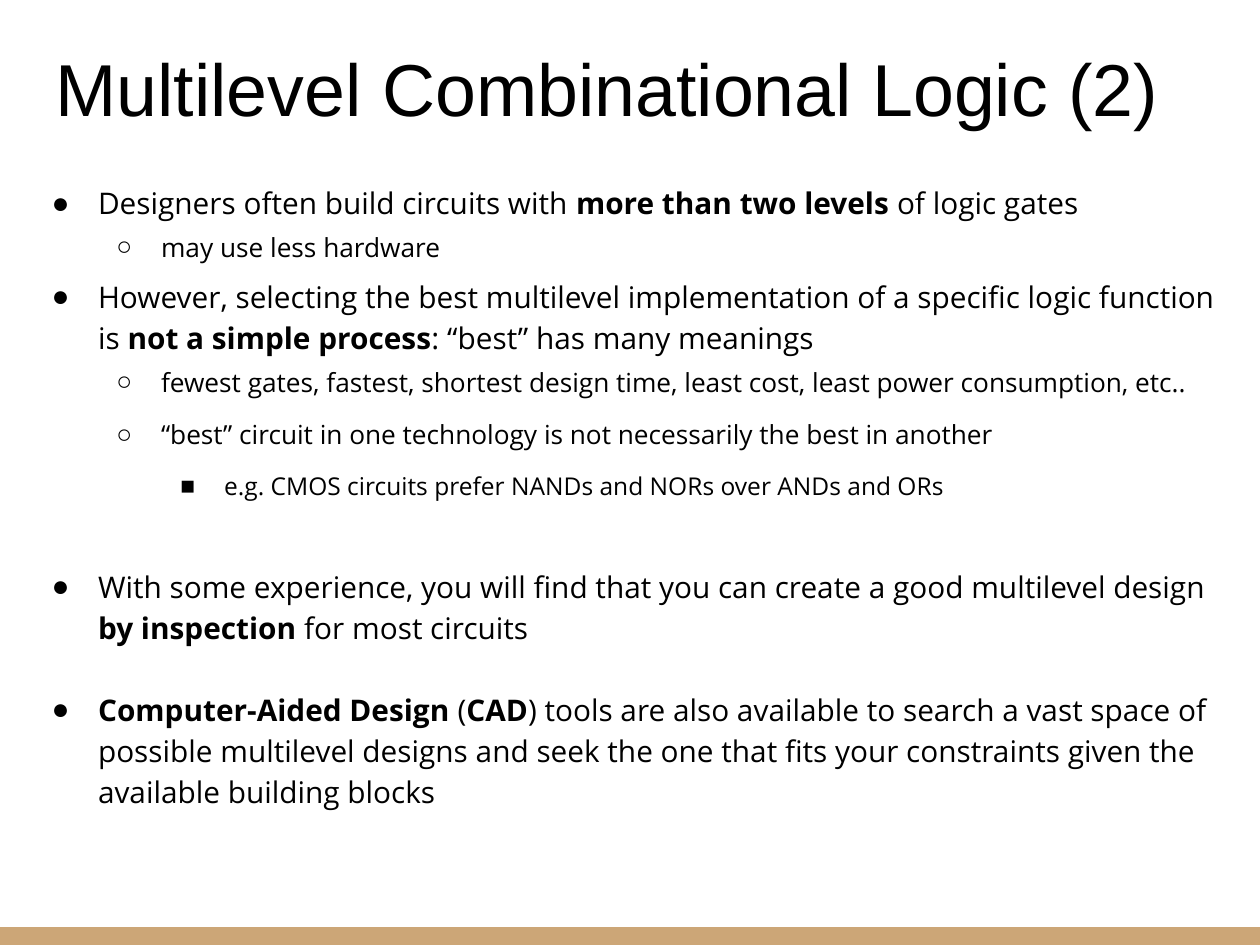
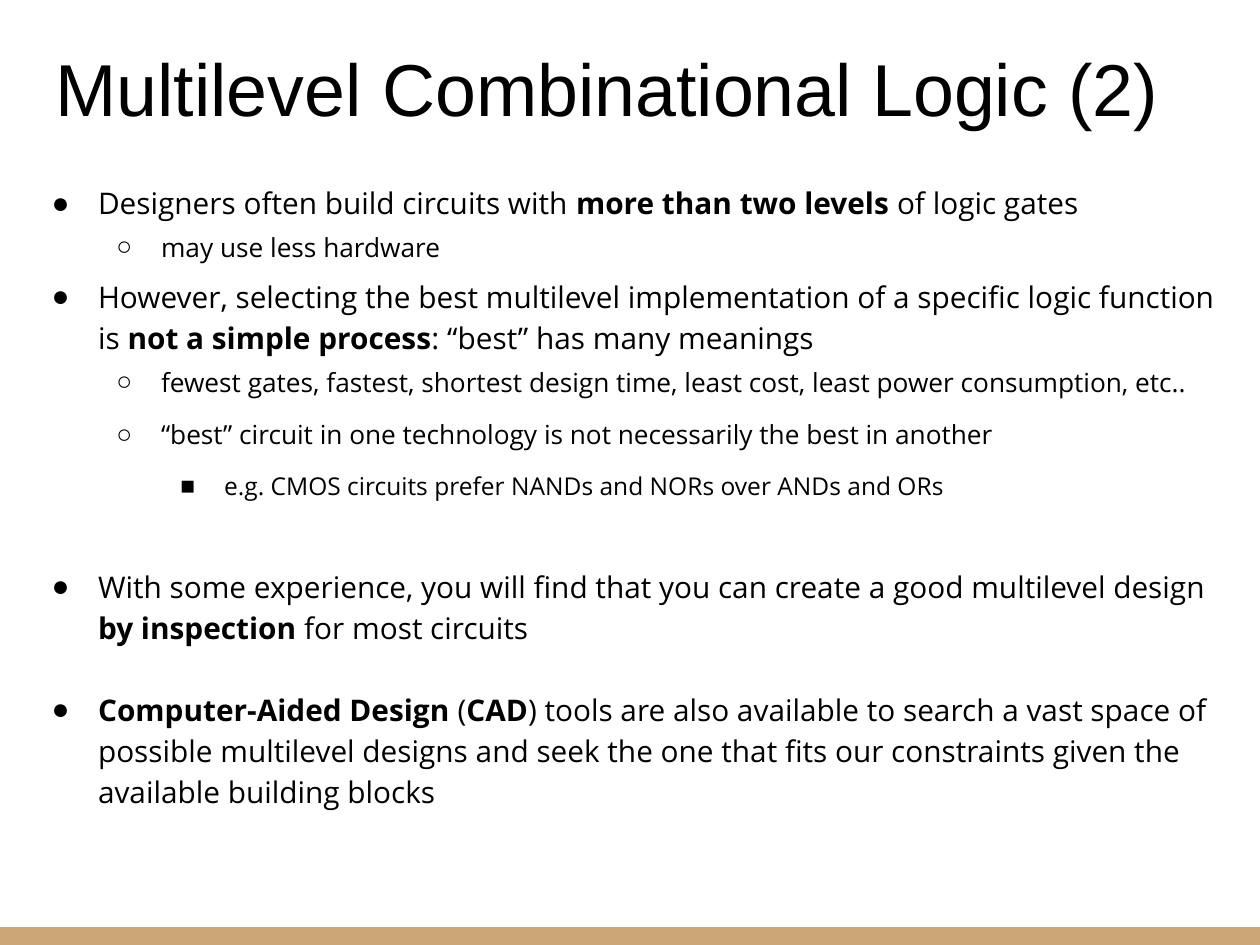
Before and after one commit to riccardoberta/esd, a slide deck: slide 25 of 05 - Boolean Algebra/slides.pptx. Drawn at 1260x945 pixels with LibreOffice and Linux fonts; fonts in the diff are those of the drawing. Boxes give left, top, right and bottom in pixels: in the first picture for what was removed or moved away, otherwise in the second. Text is boxed around its words. In the diff, an @@ line names an element or a change of style, - is before the commit and + after.

```diff
--- a/05 - Boolean Algebra/slides.pptx
+++ b/05 - Boolean Algebra/slides.pptx
@@ text at (98, 698, 1206, 810): text changed @@
-● Computer-Aided Design (CAD) tools are also available to search a vast space of possible multilevel designs and seek the one that fits your constraints given the available building blocks
+● Computer-Aided Design (CAD) tools are also available to search a vast space of possible multilevel designs and seek the one that fits our constraints given the available building blocks
```
Also in this commit, not shown: 36 other files.
